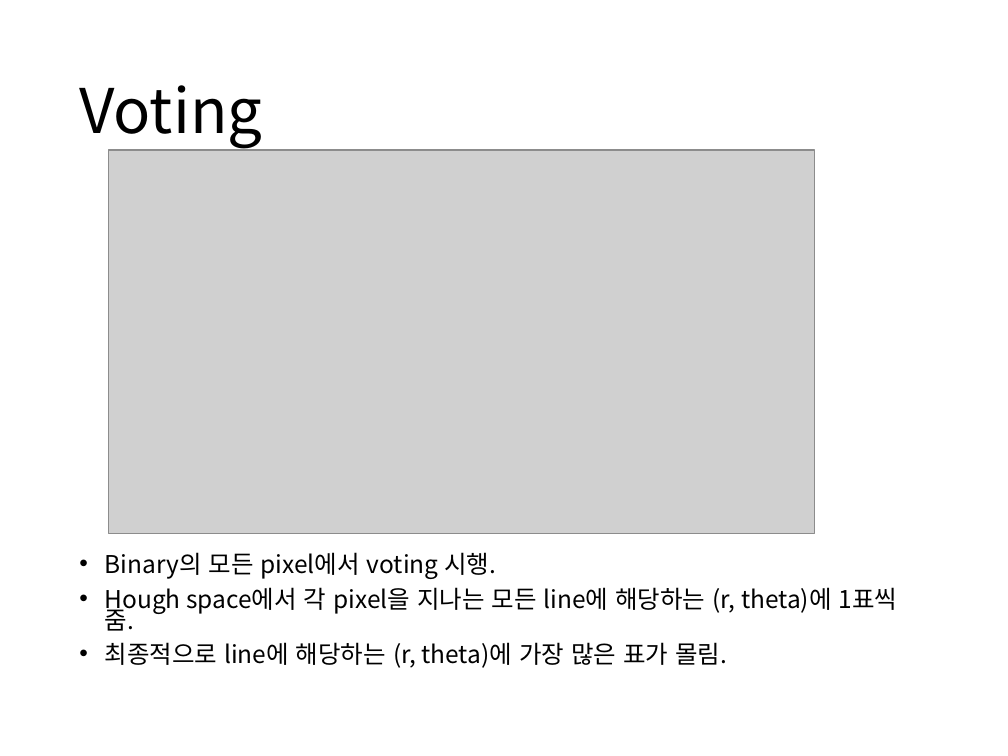
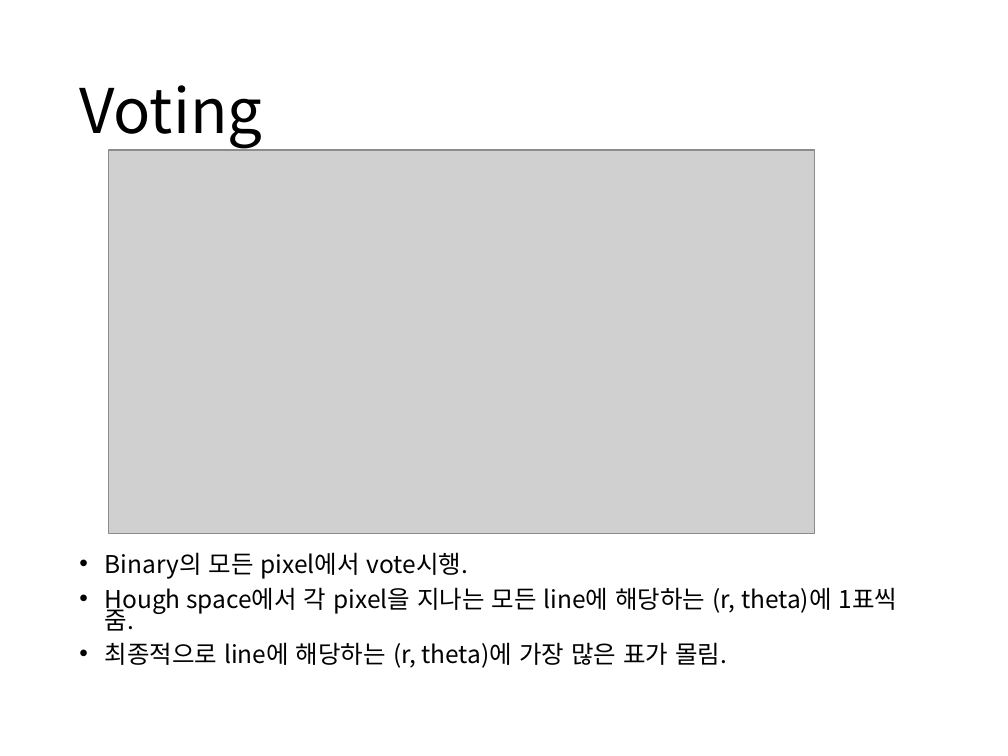
Before and after one commit to boy1089/MyProject, a slide deck: slide 6 of hough transform/hough transform ver1.pptx. Drawn at 1008x756 pixels with LibreOffice and Linux fonts; fonts in the diff are those of the drawing; grey boxes stand for pictures. Boxes give left, top, right and bottom in pixels: in the first picture for what was removed or moved away, otherwise in the second. Text is boxed around its words. In the diff, an @@ line names an element or a change of style, - is before the commit and + after.

```diff
--- a/hough transform/hough transform ver1.pptx
+++ b/hough transform/hough transform ver1.pptx
@@ text at box(105, 552, 468, 579): text changed @@
-• Binary의 모든 pixel에서 voting 시행.
+• Binary의 모든 pixel에서 vote시행.
```
Also in this commit, not shown: 4 other slides changed, 3 slides added, 3 other files.
